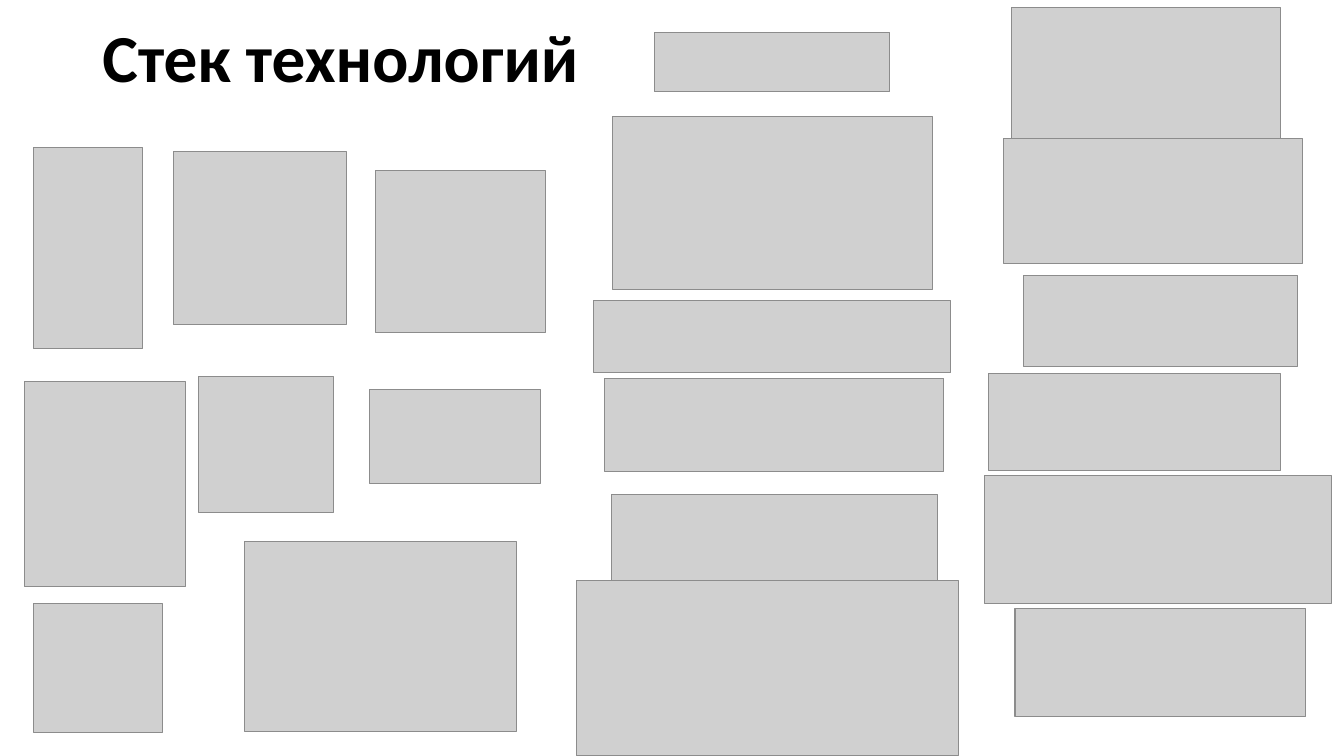
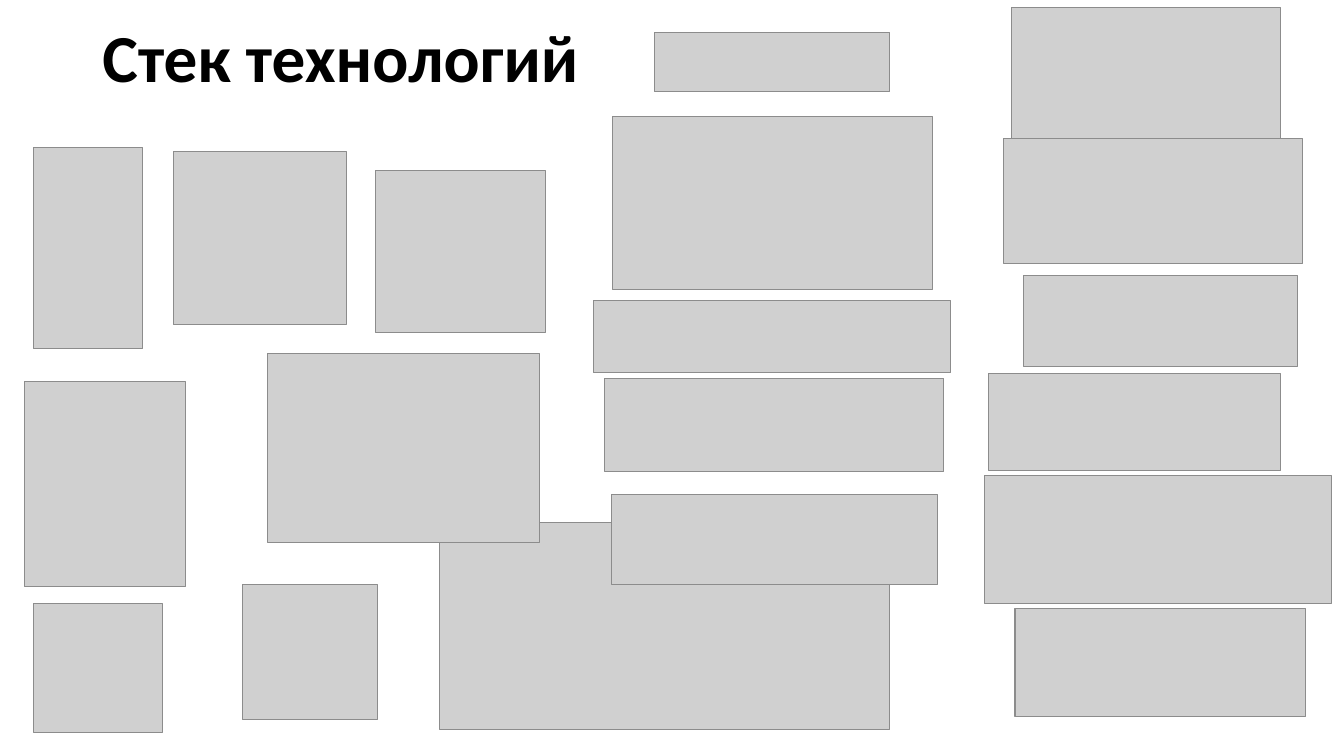
Before and after one commit to DEdKorolev/sushishop, a slide deck: slide 6 of Разработка cайта для магазина роллов и суши.pptx. Drawn at 1344x756 pixels with LibreOffice and Linux fonts; fonts in the diff are those of the drawing; grey boxes stand for pictures. Boxes give left, top, right and bottom in pixels: in the first picture for what was removed or moved away, otherwise in the second. Text is boxed around its words. In the diff, an @@ line names an element or a change of style, - is before the commit and + after.

```diff
--- a/Разработка cайта для магазина роллов и суши.pptx
+++ b/Разработка cайта для магазина роллов и суши.pptx
@@ picture moved from (x1=245, y1=541, x2=516, y2=731) to (x1=268, y1=353, x2=539, y2=542) @@
@@ picture removed at (x1=369, y1=390, x2=540, y2=484) @@
@@ picture resized from (x1=577, y1=581, x2=959, y2=756) to (x1=440, y1=523, x2=890, y2=729) @@
@@ picture moved from (x1=199, y1=377, x2=334, y2=512) to (x1=242, y1=585, x2=377, y2=720) @@
```
Also in this commit, not shown: 1 other slide changed, 1 slide added, 18 other files.
